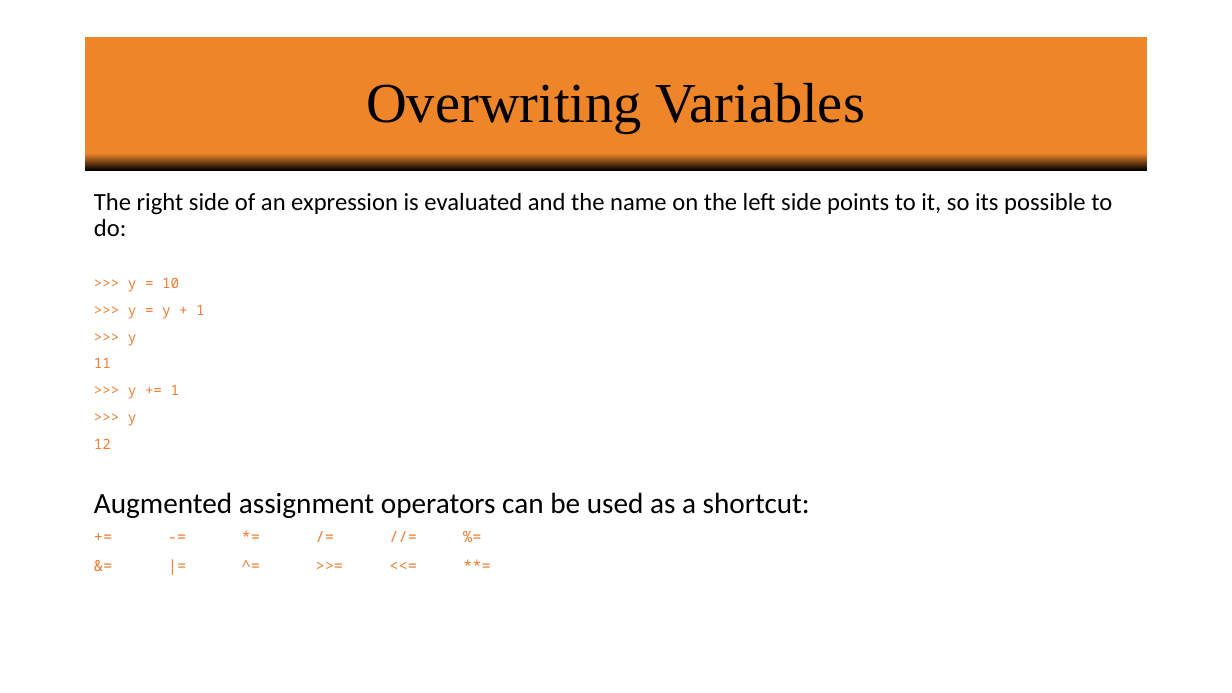
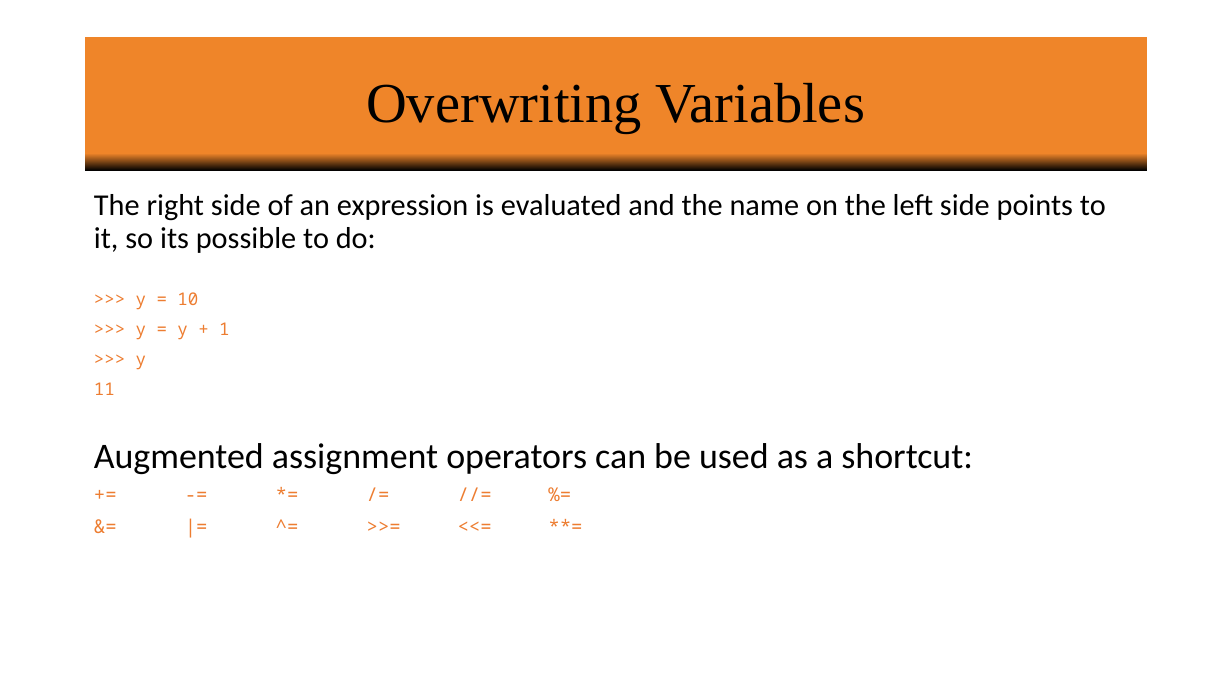
Before and after one commit to vineetbansal/Learning-Python, a slide deck: slide 8 of powerpoint/01 Variables_Operators_Logic_Math.pptx. Drawn at 1232x693 pixels with LibreOffice and Linux fonts; fonts in the diff are those of the drawing; background and template pictures are left out. Boxes give left, top, right and bottom in pixels: in the first picture for what was removed or moved away, otherwise in the second. Text is boxed around its words. In the diff, an @@ line names an element or a change of style, - is before the commit and + after.

```diff
--- a/powerpoint/01 Variables_Operators_Logic_Math.pptx
+++ b/powerpoint/01 Variables_Operators_Logic_Math.pptx
@@ text "The right side of an ..." at (94,194,1106,474): size 19.2 to 23.6 pt in "The right side of an expression is ..."; size 11.1 to 13.6 pt in ">>> y = 10", ">>> y = y + 1", ">>> y", "11"; size 22.8 to 28 pt in "Augmented assignment operators can be used as ..."; size 12 to 14.8 pt in "+= -= *= /= //= %=", "&= |= ^= >>= <<= **=" @@
@@ text at (94,385,180,449): paragraphs removed @@
->>> y += 1
->>> y
-12
```
Also in this commit, not shown: 12 other slides changed, 1 other file.
